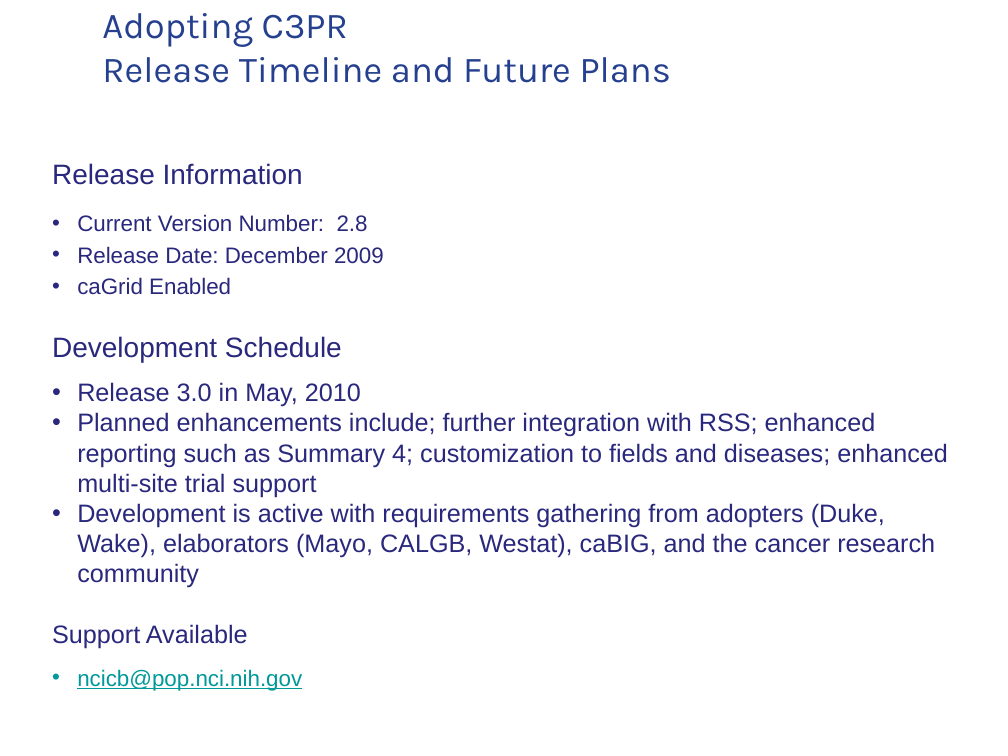
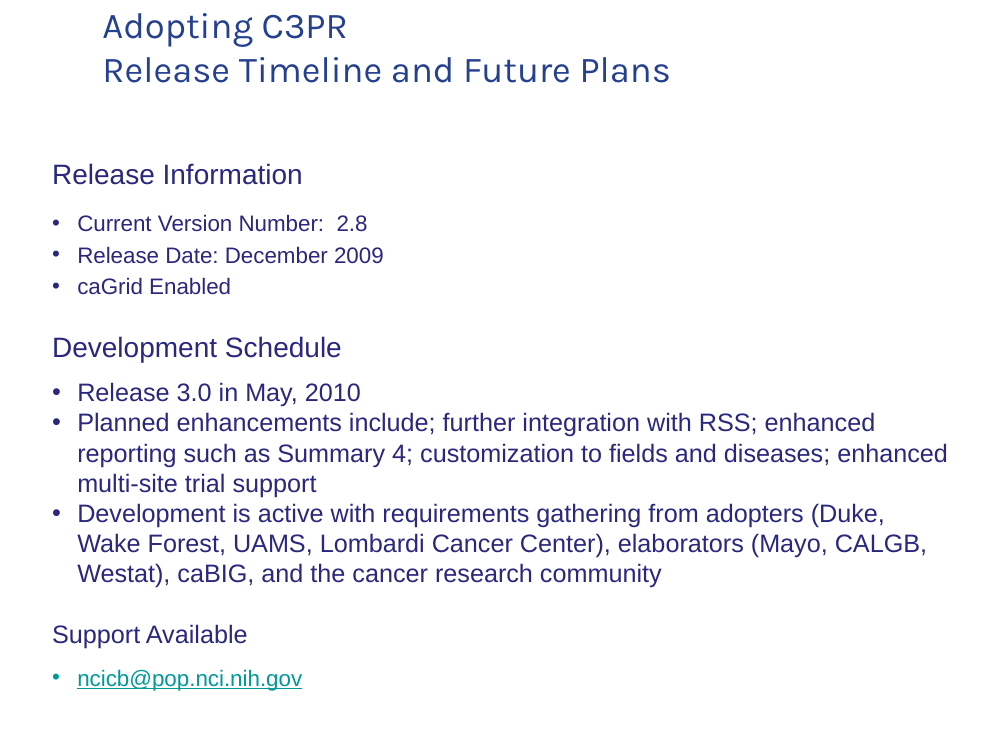
Before and after one commit to NCIP/c3pr-docs, a slide deck: slide 13 of documentation/presentations/20091210_c3pr_city_of_hope_demo/caBIG_C3PR Demo_Slides_CityofHope_wsw.pptx (slide 12 before the commit). Drawn at 1008x756 pixels with LibreOffice and Linux fonts; fonts in the diff are those of the drawing; background and template pictures are left out. Boxes give left, top, right and bottom in pixels: in the first picture for what was removed or moved away, otherwise in the second. Text is boxed around its words. In the diff, an @@ line names an element or a change of style, - is before the commit and + after.

```diff
--- a/documentation/presentations/20091210_c3pr_city_of_hope_demo/caBIG_C3PR Demo_Slides_CityofHope_wsw.pptx
+++ b/documentation/presentations/20091210_c3pr_city_of_hope_demo/caBIG_C3PR Demo_Slides_CityofHope_wsw.pptx
@@ text at [77,503,927,588]: text changed @@
-• Development is active with requirements gathering from adopters (Duke, Wake), elaborators (Mayo, CALGB, Westat), caBIG, and the cancer research community
+• Development is active with requirements gathering from adopters (Duke, Wake Forest, UAMS, Lombardi Cancer Center), elaborators (Mayo, CALGB, Westat), caBIG, and the cancer research community
```
Also in this commit, not shown: 7 other slides changed, 1 slide added.
